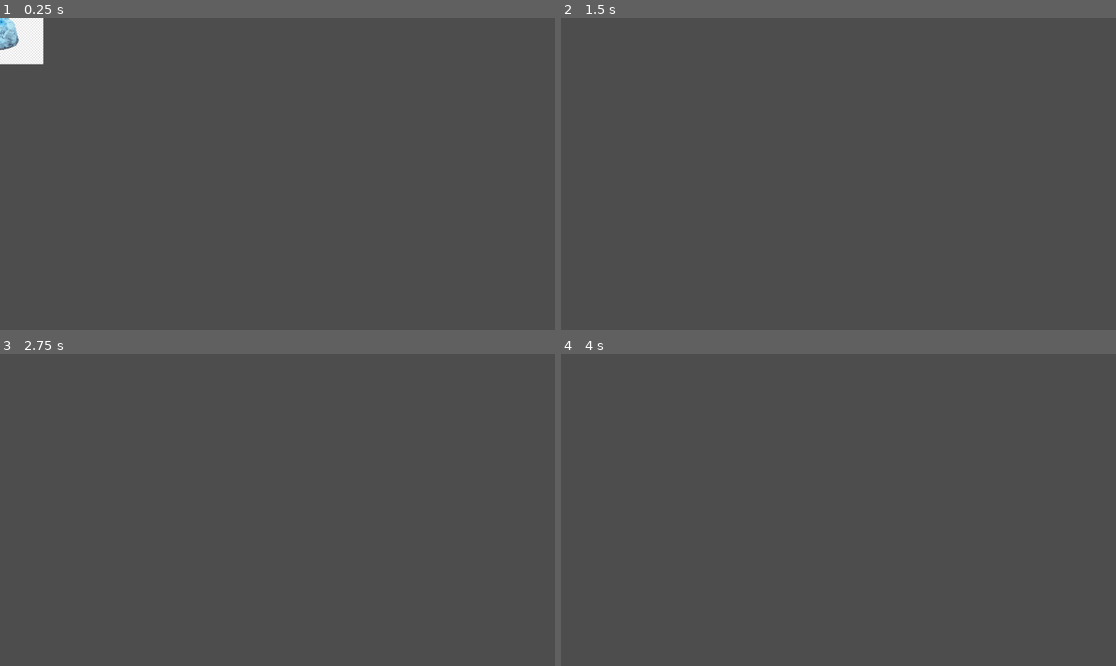
Above: before the commit, frames 1-4 (two rows, left to right).
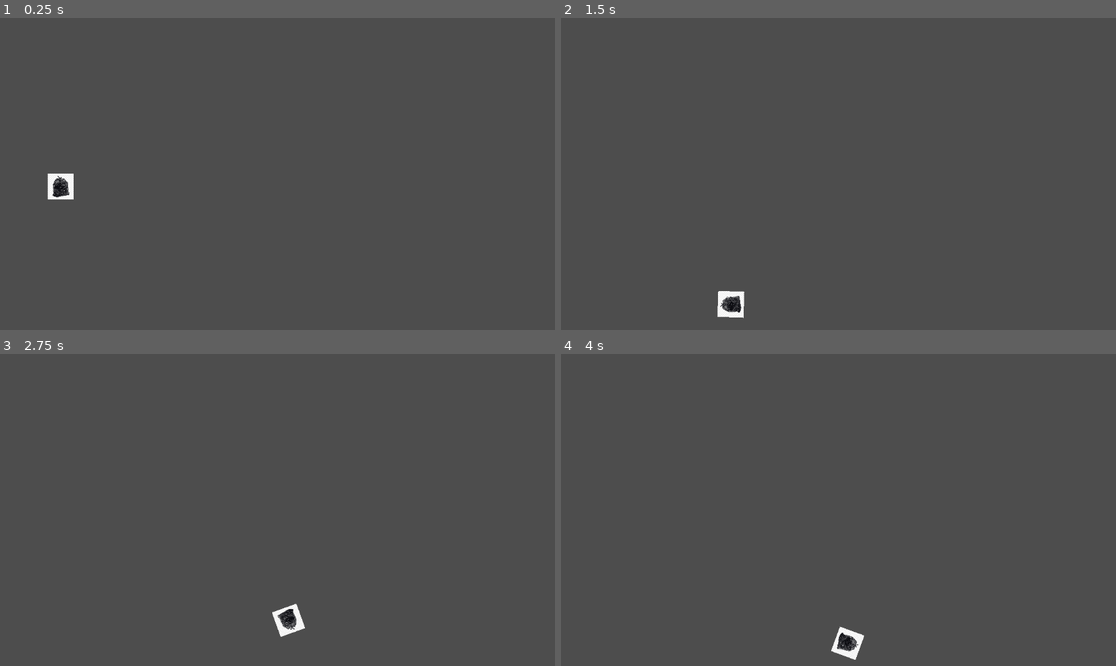
Above: after the commit, the same moments.

Repository: Femurbreak/Prototype_Garbage
Game: Godot game, scene res://Main.tscn
Same seed, same stepped clock (60 frames per second), same inputs: the game is played once before the commit and once after it. The project has no main scene, so this scene is started directly.
Inputs (mouse positions are in pixels of both pictures, inside the frame that each line leads up to):
- Up to frame 1 (0.25 s): no input
- Up to frame 2 (1.5 s): move the mouse to (960, 158) at 0.52 s; click (960, 158) at 0.67 s; move the mouse to (727, 189) at 1.27 s; click (727, 189) at 1.42 s
- Up to frame 3 (2.75 s): move the mouse to (333, 441) at 2.02 s; click (333, 441) at 2.17 s
- Up to frame 4 (4 s): move the mouse to (810, 572) at 2.77 s; click (810, 572) at 2.92 s; move the mouse to (1005, 556) at 3.52 s; click (1005, 556) at 3.67 s

The runs differ from the first frame. In frame 1, 1.5% of the frame differs, in the area x 0-14%, y 0-59%; in frame 2, 0.4%; in frame 3, 0.4%; in frame 4, 0.4%.

Commit message:
Garbage Bags
Throwable Garbage bags, could use some improvement on physics such as bouncing off walls and floors.

Diff:
--- /dev/null
+++ b/Floor.tscn
@@ -0,0 +1,10 @@
+[gd_scene load_steps=2 format=3 uid="uid://caqpi72umuacn"]
+
+[sub_resource type="RectangleShape2D" id="RectangleShape2D_t0vsx"]
+size = Vector2(1152, 20)
+
+[node name="StaticBody2D" type="StaticBody2D"]
+position = Vector2(0, 314)
+
+[node name="CollisionShape2D" type="CollisionShape2D" parent="."]
+shape = SubResource("RectangleShape2D_t0vsx")
--- a/Main.tscn
+++ b/Main.tscn
@@ -1,11 +1,39 @@
-[gd_scene load_steps=2 format=3 uid="uid://dpjkp2tv1wb5e"]
+[gd_scene load_steps=5 format=3 uid="uid://dpjkp2tv1wb5e"]
 
-[ext_resource type="Texture2D" uid="uid://c6tgio38d1n4c" path="res://Sprites/Garbage Bag Sprite.png" id="1_bpp3e"]
+[ext_resource type="Script" path="res://PhysicsBag.gd" id="1_i776h"]
+[ext_resource type="Texture2D" uid="uid://w7l35xqiqghd" path="res://Sprites/png-transparent-a-bag-of-garbage-black-bag-bags-thumbnail.png" id="1_un108"]
+[ext_resource type="PackedScene" uid="uid://caqpi72umuacn" path="res://Floor.tscn" id="3_hgmhg"]
+
+[sub_resource type="CircleShape2D" id="CircleShape2D_qmoe3"]
+radius = 27.2029
 
 [node name="Node2D" type="Node2D"]
 
 [node name="RigidBody2D" type="RigidBody2D" parent="."]
+position = Vector2(-450, 0)
+linear_damp = 1.0
+script = ExtResource("1_i776h")
 
-[node name="GarbageBagSprite" type="Sprite2D" parent="RigidBody2D"]
+[node name="Png-transparent-a-bag-of-garbage-black-bag-bags-thumbnail" type="Sprite2D" parent="RigidBody2D"]
+scale = Vector2(0.15, 0.15)
+texture = ExtResource("1_un108")
+
+[node name="CollisionShape2D" type="CollisionShape2D" parent="RigidBody2D"]
+shape = SubResource("CircleShape2D_qmoe3")
+
+[node name="Camera2D" type="Camera2D" parent="."]
 scale = Vector2(0.2, 0.2)
-texture = ExtResource("1_bpp3e")
+
+[node name="StaticBody2D" parent="." instance=ExtResource("3_hgmhg")]
+
+[node name="StaticBody2D2" parent="." instance=ExtResource("3_hgmhg")]
+position = Vector2(0, -314)
+
+[node name="StaticBody2D3" parent="." instance=ExtResource("3_hgmhg")]
+position = Vector2(-568, 64)
+rotation = 1.5708
+scale = Vector2(0.8, 0.8)
+
+[node name="StaticBody2D4" parent="." instance=ExtResource("3_hgmhg")]
+position = Vector2(566, 29)
+rotation = 1.5708
--- /dev/null
+++ b/PhysicsBag.gd
@@ -0,0 +1,8 @@
+extends RigidBody2D
+
+var Throw_Force : float = 150.0
+
+func _process(delta):
+	if Input.is_mouse_button_pressed(MOUSE_BUTTON_LEFT):
+		var dir = global_position.direction_to(get_global_mouse_position())
+		apply_impulse(dir * Throw_Force)
--- a/project.godot
+++ b/project.godot
@@ -13,3 +13,7 @@
 config/name="Garbage Game"
 config/features=PackedStringArray("4.2", "Forward Plus")
 config/icon="res://icon.svg"
+
+[rendering]
+
+textures/canvas_textures/default_texture_filter=0
Binary file removed: Sprites/Garbage Bag Sprite.png
Binary file added: Sprites/png-transparent-a-bag-of-garbage-black-bag-bags-thumbnail.png
Not shown, changed: Sprites/png-transparent-a-bag-of-garbage-black-bag-bags-thumbnail.png.import
